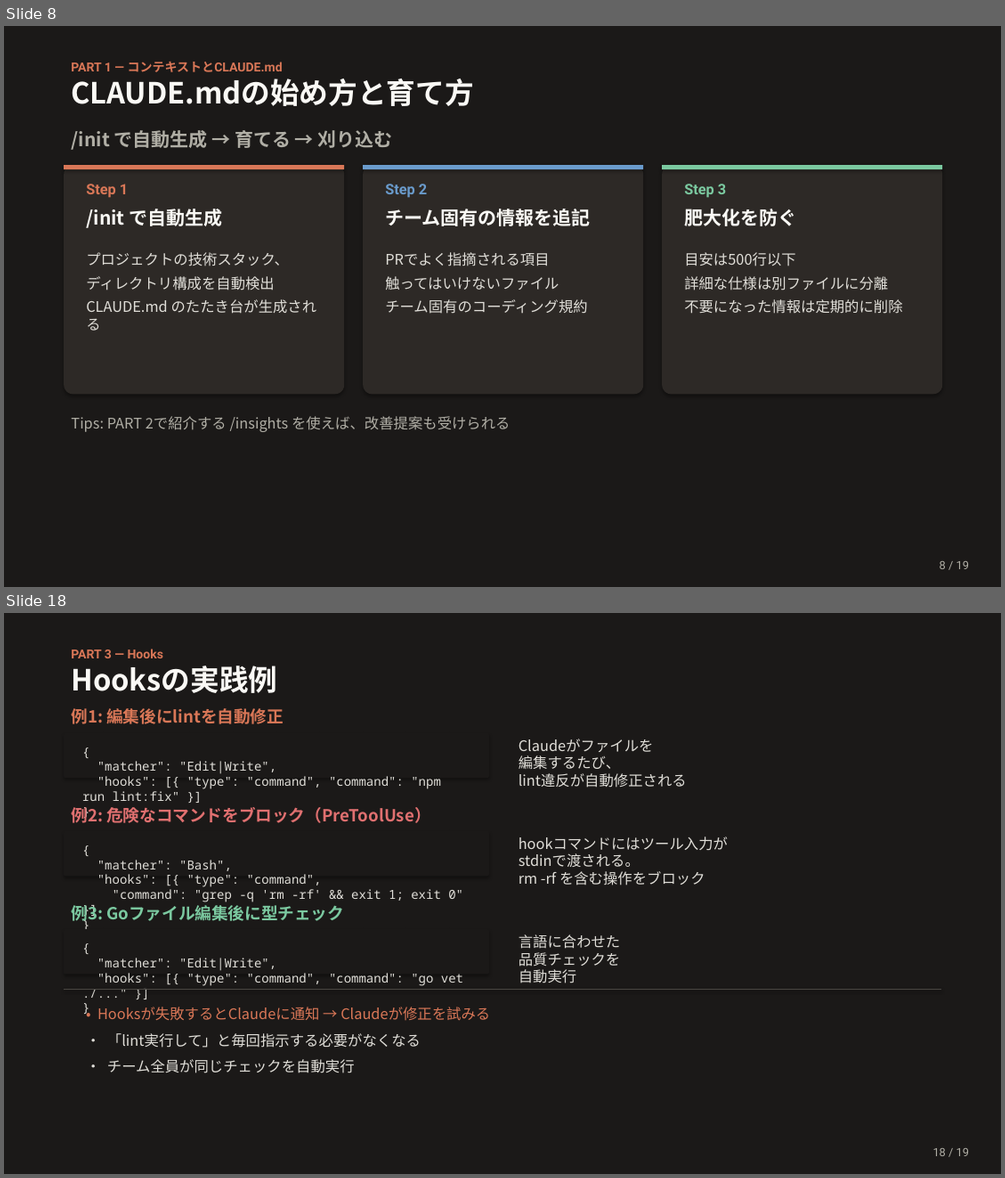
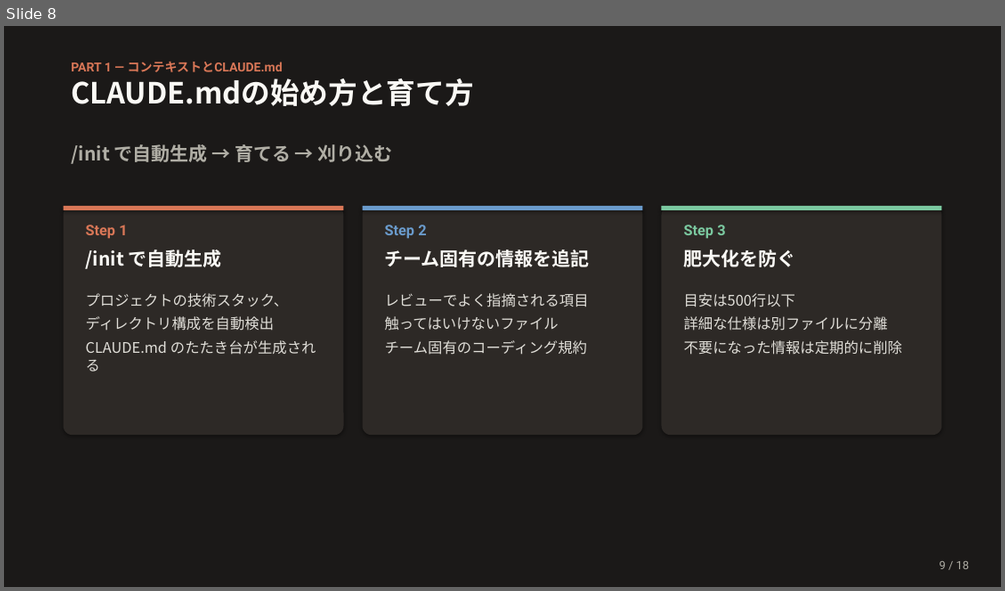
Before and after one commit to Ischca/zenn, a slide deck: slides/Claude_session2.pptx. Shown one above the other, each under a label of ours: slides 8 and 18 before the commit, slide 8 after it; the slides between them are not shown. The pictures are 1005x1178 and 1005x591 pixels, drawn with LibreOffice and Linux fonts; fonts in the diff are those of the drawing. Boxes give left, top, right and bottom in pixels: in the first picture for what was removed or moved away, otherwise in the second. Text is boxed around its words. In the diff, an @@ line names an element or a change of style, - is before the commit and + after.

```diff
--- a/slides/Claude_session2.pptx
+++ b/slides/Claude_session2.pptx
@@ slide 18 removed at (4, 613, 1001, 1174), background #1B1918 @@
@@ text removed at (71, 649, 163, 658) @@
-PART 3 — Hooks
@@ text removed at (71, 666, 277, 693) @@
-Hooksの実践例
@@ text removed at (71, 708, 283, 724) @@
-例1: 編集後にlintを自動修正
@@ rounded rectangle removed at (64, 732, 489, 778) @@
@@ text removed at (518, 738, 687, 787) @@
-Claudeがファイルを
-編集するたび、
-lint違反が自動修正される
@@ text removed at (82, 761, 441, 801) @@
-{
-"matcher": "Edit|Write",
-"hooks": [{ "type": "command", "command": "npm run lint:fix" }]
-}
@@ text removed at (106, 807, 430, 823) @@
-例2: 危険なコマンドをブロック（PreToolUse）
@@ rounded rectangle removed at (64, 831, 489, 876) @@
@@ text removed at (518, 836, 728, 885) @@
-hookコマンドにはツール入力が
-stdinで渡される。
-rm -rf を含む操作をブロック
@@ text removed at (97, 860, 463, 902) @@
-{
-"matcher": "Bash",
-"hooks": [{ "type": "command",
-"command": "grep -q 'rm -rf' && exit 1; exit 0" }]
-}
@@ text removed at (71, 905, 103, 925) @@
-例3: Goファイル編集後に型チェック
@@ rounded rectangle removed at (64, 929, 489, 974) @@
@@ text removed at (97, 957, 463, 986) @@
-{
-"matcher": "Edit|Write",
-"hooks": [{ "type": "command", "command": "go vet ./..." }]
-}
@@ text removed at (518, 934, 620, 983) @@
-言語に合わせた
-品質チェックを
-自動実行
@@ line removed from (64, 989) to (941, 989) @@
@@ text removed at (97, 1006, 490, 1021) @@
-• Hooksが失敗するとClaudeに通知 → Claudeが修正を試みる
@@ text removed at (107, 1033, 421, 1047) @@
-• 「lint実行して」と毎回指示する必要がなくなる
@@ text removed at (107, 1059, 355, 1073) @@
-• チーム全員が同じチェックを自動実行
@@ text removed at (933, 1148, 969, 1156) @@
-18 / 19
@@ slide 8 changed as well @@
@@ text "/init で自動生成 → 育てる → ...": place and size @@
-text "/init で自動生成 → 育てる → ..." at (71, 130, 393, 150)
+text "/init で自動生成 → 育てる → ..." at (71, 144, 393, 164)
@@ 8 texts, 3 rounded rectangles, 3 rectangles: place and size @@
-8 texts, 3 rounded rectangles, 3 rectangles at (64, 165, 942, 394)
+8 texts, 3 rounded rectangles, 3 rectangles at (63, 206, 942, 435)
@@ text "レビューでよく指摘される項目": place and size @@
-text "レビューでよく指摘される項目" at (385, 252, 587, 313)
+text "レビューでよく指摘される項目" at (385, 293, 589, 354)
@@ text at (385, 293, 589, 307): text changed @@
-PRでよく指摘される項目
+レビューでよく指摘される項目
@@ text removed at (71, 416, 510, 432) @@
-Tips: PART 2で紹介する /insights を使えば、改善提案も受けられる
```
Also in this commit, not shown: 6 other slides changed, 8 slides added, 11 other slides removed, 8 other files.
